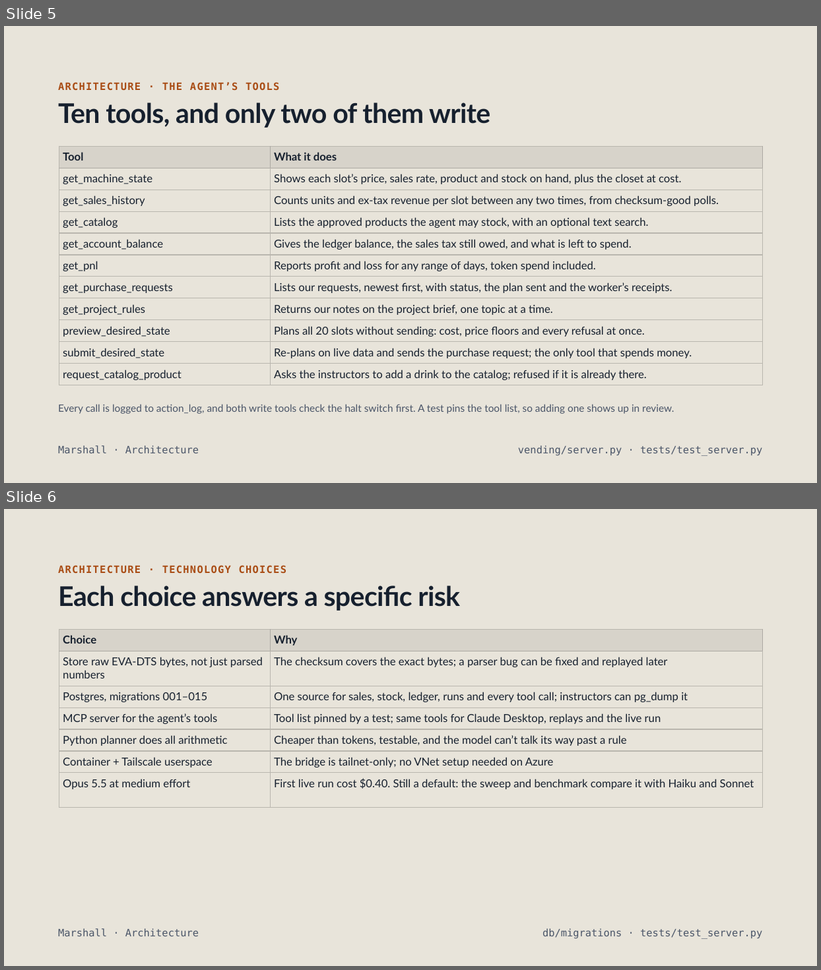
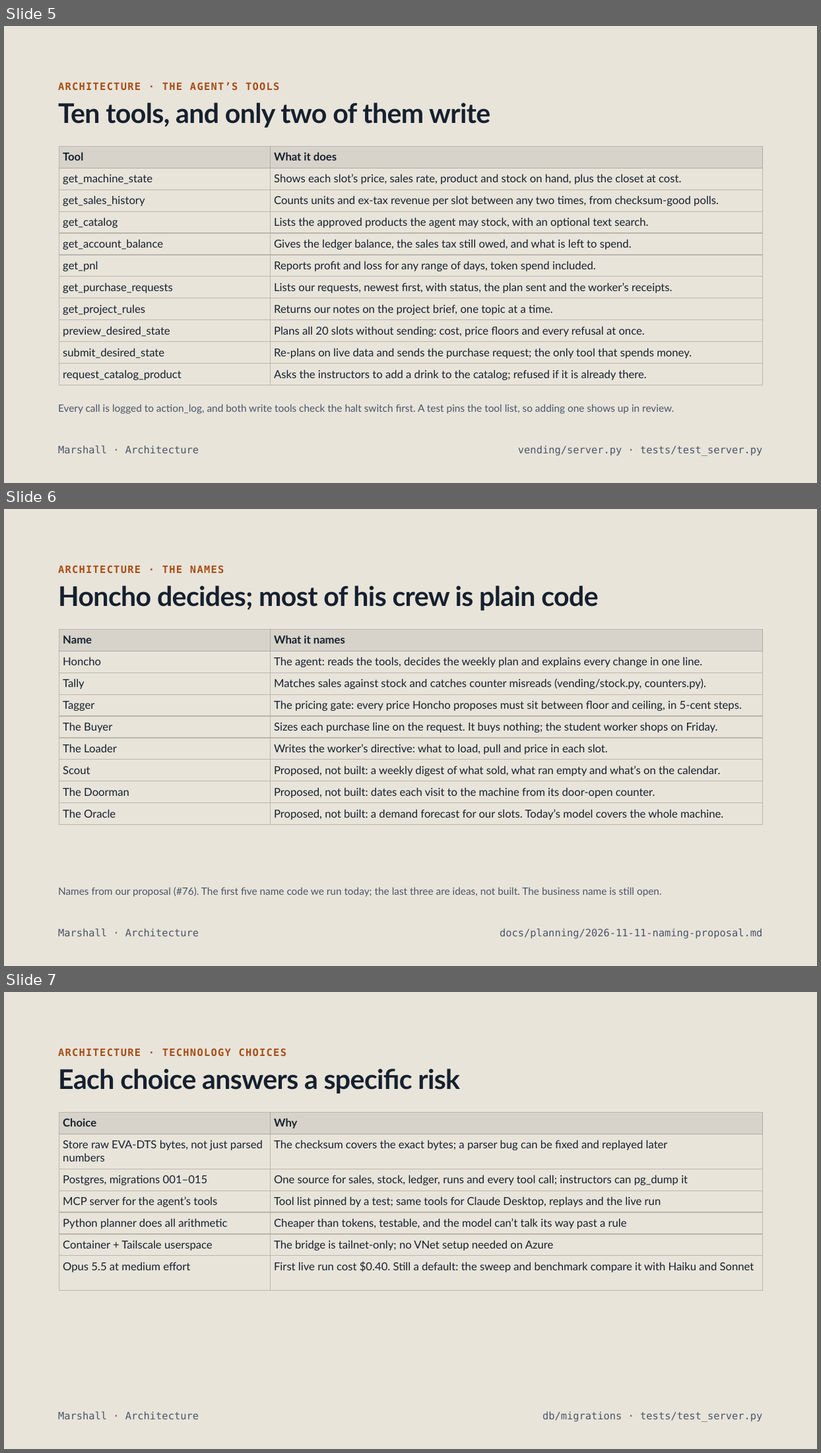
Before and after one commit to marshall-strong/agentic-vending, a slide deck: docs/presentation/group-b-final-presentation.pptx. Shown one above the other, each under a label of ours: slides 5 and 6 before the commit, slides 5, 6 and 7 after it. The pictures are 821x970 and 821x1453 pixels, drawn with LibreOffice and Linux fonts; fonts in the diff are those of the drawing. Boxes give left, top, right and bottom in pixels: in the first picture for what was removed or moved away, otherwise in the second. Text is boxed around its words. In the diff, an @@ line names an element or a change of style, - is before the commit and + after.

```diff
--- a/docs/presentation/group-b-final-presentation.pptx
+++ b/docs/presentation/group-b-final-presentation.pptx
@@ slide 6 added at [4, 509, 817, 966], background #E8E4DA @@
@@ text added at [58, 565, 224, 573], 12 pt, text #A94C14, bold @@
+ARCHITECTURE · THE NAMES
@@ title added at [58, 586, 598, 611], 32 pt, text #16202E, bold @@
+Honcho decides; most of his crew is plain code
@@ table added at [59, 629, 763, 869], 9 rows, 2 columns @@
+Name | What it names
+Honcho | The agent: reads the tools, decides the weekly plan and explains every change in one line.
+Tally | Matches sales against stock and catches counter misreads (vending/stock.py, counters.py).
+Tagger | The pricing gate: every price Honcho proposes must sit between floor and ceiling, in 5-cent steps.
+The Buyer | Sizes each purchase line on the request. It buys nothing; the student worker shops on Friday.
+The Loader | Writes the worker’s directive: what to load, pull and price in each slot.
+Scout | Proposed, not built: a weekly digest of what sold, what ran empty and what’s on the calendar.
+The Doorman | Proposed, not built: dates each visit to the machine from its door-open counter.
+The Oracle | Proposed, not built: a demand forecast for our slots. Today’s model covers the whole machine.
@@ text added at [58, 887, 662, 897], 12 pt, text #4A5568 @@
+Names from our proposal (#76). The first five name code we run today; the last three are ideas, not built. The business name is still open.
@@ text added at [58, 929, 199, 937], 12 pt, text #4A5568 @@
+Marshall · Architecture
@@ text added at [500, 929, 762, 939], 12 pt, text #4A5568 @@
+docs/planning/2026-11-11-naming-proposal.md
@@ what was slide 6 is now slide 7 @@
```
Also in this commit, not shown: 1 slide changed.
